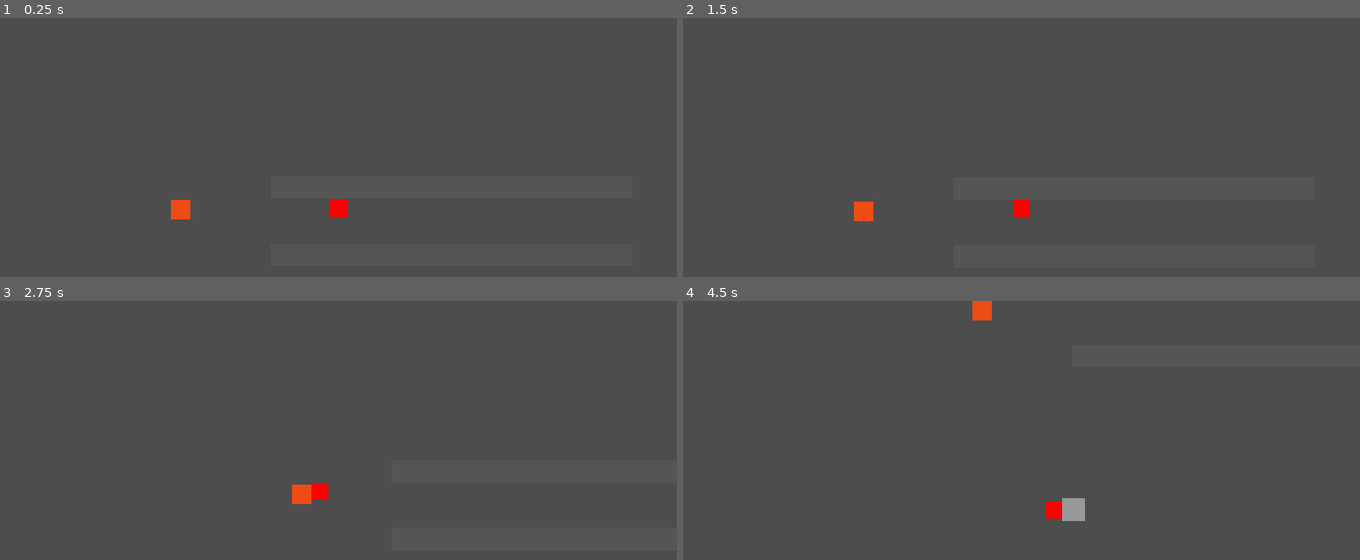
Above: before the commit, frames 1-4 (two rows, left to right).
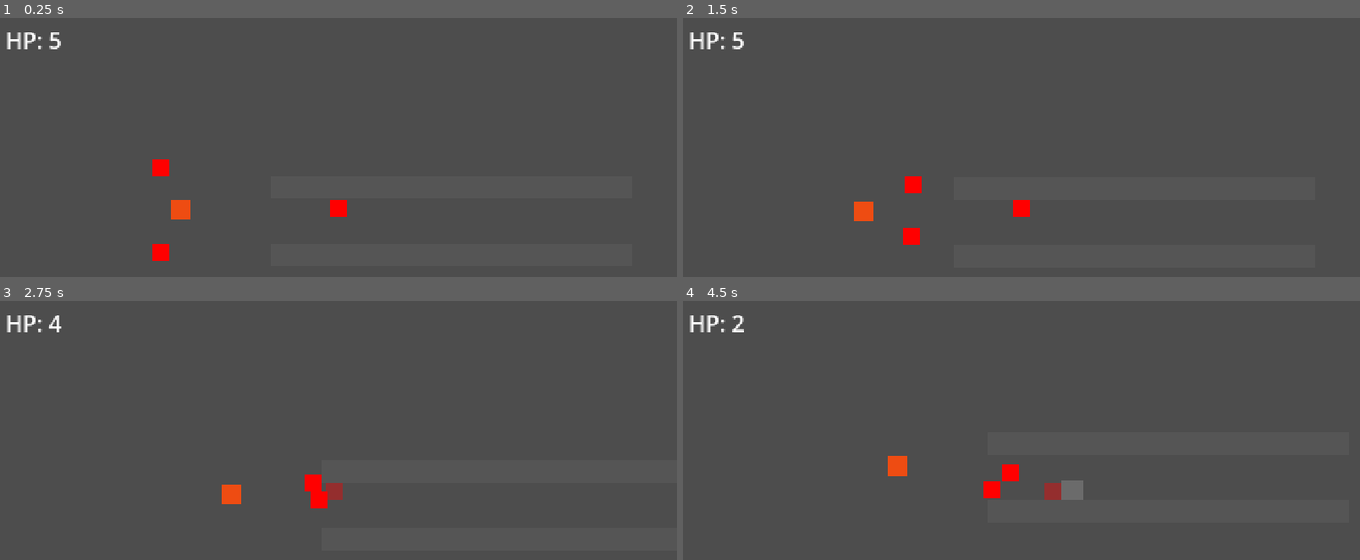
Above: after the commit, the same moments.

Repository: yungvlone112/first-roguelike-project
Game: Godot game, scene res://main.tscn
Same seed, same stepped clock (60 frames per second), same inputs: the game is played once before the commit and once after it.
Inputs:
- Up to frame 1 (0.25 s): no input
- Up to frame 2 (1.5 s): hold W (move_up) from 0.53 s (still down); tap J (attack) at 0.6, 1.35 s
- Up to frame 3 (2.75 s): release W (move_up) at 2.03 s; hold A (move_left) from 2.03 s (still down); tap J (attack) at 2.1 s
- Up to frame 4 (4.5 s): tap J (attack) at 2.85, 3.6, 4.35 s; release A (move_left) at 3.53 s; hold S (move_down) 3.53-4.28 s; hold D (move_right) from 4.28 s (still down)

The runs differ from the first frame. In frame 1, 0.6% of the frame differs, in the area x 1-25%, y 5-94%; in frame 2, 0.6%; in frame 3, 1.0%; in frame 4, 1.9%, in the area x 1-60%, y 0-85%.

Commit message:
здоровье героя и первый враг

Diff:
--- a/main.tscn
+++ b/main.tscn
@@ -3,6 +3,7 @@
 [ext_resource type="PackedScene" uid="uid://bdwbbkhbempvt" path="res://player.tscn" id="2_0xm2m"]
 [ext_resource type="PackedScene" uid="uid://cs24vwrgnfejb" path="res://scenes/wall.tscn" id="2_h2yge"]
 [ext_resource type="PackedScene" uid="uid://bs61ifwsgp6dw" path="res://scenes/dummy.tscn" id="3_h2yge"]
+[ext_resource type="PackedScene" uid="uid://oyjy64bimjx6" path="res://scenes/enemy.tscn" id="4_1bvp3"]
 
 [node name="Node2D" type="Node2D" unique_id=779837057]
 
@@ -108,3 +109,9 @@
 
 [node name="dummy" parent="." unique_id=1344499826 instance=ExtResource("3_h2yge")]
 position = Vector2(128, 136)
+
+[node name="Enemy" parent="." unique_id=1231709651 instance=ExtResource("4_1bvp3")]
+position = Vector2(104, 104)
+
+[node name="Enemy2" parent="." unique_id=1401631515 instance=ExtResource("4_1bvp3")]
+position = Vector2(104, 168)
--- a/player.tscn
+++ b/player.tscn
@@ -35,3 +35,11 @@
 offset_right = 8.0
 offset_bottom = 8.0
 color = Color(1, 1, 1, 0.42352942)
+
+[node name="HUD" type="CanvasLayer" parent="." unique_id=217175341]
+
+[node name="HPLabel" type="Label" parent="HUD" unique_id=1161815314]
+offset_left = 4.0
+offset_top = 4.0
+offset_right = 44.0
+offset_bottom = 27.0
--- /dev/null
+++ b/scenes/enemy.tscn
@@ -0,0 +1,19 @@
+[gd_scene format=3 uid="uid://oyjy64bimjx6"]
+
+[ext_resource type="Script" uid="uid://dkqq7e8g0d0hd" path="res://scripts/enemy.gd" id="1_7p1mj"]
+
+[sub_resource type="RectangleShape2D" id="RectangleShape2D_hf7dp"]
+size = Vector2(12, 12)
+
+[node name="Enemy" type="CharacterBody2D" unique_id=1231709651]
+script = ExtResource("1_7p1mj")
+
+[node name="CollisionShape2D" type="CollisionShape2D" parent="." unique_id=1246365021]
+shape = SubResource("RectangleShape2D_hf7dp")
+
+[node name="ColorRect" type="ColorRect" parent="." unique_id=121363446]
+offset_left = -6.0
+offset_top = -6.0
+offset_right = 6.0
+offset_bottom = 6.0
+color = Color(1, 0, 0, 1)
--- /dev/null
+++ b/scripts/enemy.gd
@@ -0,0 +1,26 @@
+extends CharacterBody2D
+
+@export var speed := 40.0
+var hp := 3
+var player: Node2D
+
+func _ready():
+	player = get_tree().get_first_node_in_group("player")
+
+func _physics_process(_delta):
+	if player == null:
+		return
+	velocity = (player.global_position - global_position).normalized() * speed
+	move_and_slide()
+	for i in get_slide_collision_count():
+		var c = get_slide_collision(i).get_collider()
+		if c.is_in_group("player"):
+			c.take_damage(1)
+
+func take_damage(amount):
+	hp -= amount
+	modulate.a = 0.3
+	await get_tree().create_timer(0.08).timeout
+	modulate.a = 1.0
+	if hp <= 0:
+		queue_free()
--- a/scripts/player.gd
+++ b/scripts/player.gd
@@ -4,14 +4,22 @@
 @export var attack_damage := 1
 @export var attack_time := 0.15
 @export var attack_cooldown := 0.35
+@export var max_hp := 5
+@export var iframes := 1.0
 
+var hp := 0
 var facing := Vector2.RIGHT
 var can_attack := true
+var invincible := false
 
 @onready var hitbox: Area2D = $HitBox
 @onready var slash: ColorRect = $HitBox/Slash
+@onready var hp_label: Label = $HUD/HPLabel
 
 func _ready():
+	add_to_group("player")
+	hp = max_hp
+	update_hp()
 	hitbox.monitoring = false
 	slash.visible = false
 	hitbox.body_entered.connect(_on_hit)
@@ -38,5 +46,24 @@
 	can_attack = true
 
 func _on_hit(body):
+	if body == self:
+		return
 	if body.has_method("take_damage"):
 		body.take_damage(attack_damage)
+
+func update_hp():
+	hp_label.text = "HP: %d" % hp
+
+func take_damage(amount):
+	if invincible:
+		return
+	hp -= amount
+	update_hp()
+	if hp <= 0:
+		get_tree().reload_current_scene()
+		return
+	invincible = true
+	modulate.a = 0.4
+	await get_tree().create_timer(iframes).timeout
+	modulate.a = 1.0
+	invincible = false
Not shown, added: scripts/enemy.gd.uid
